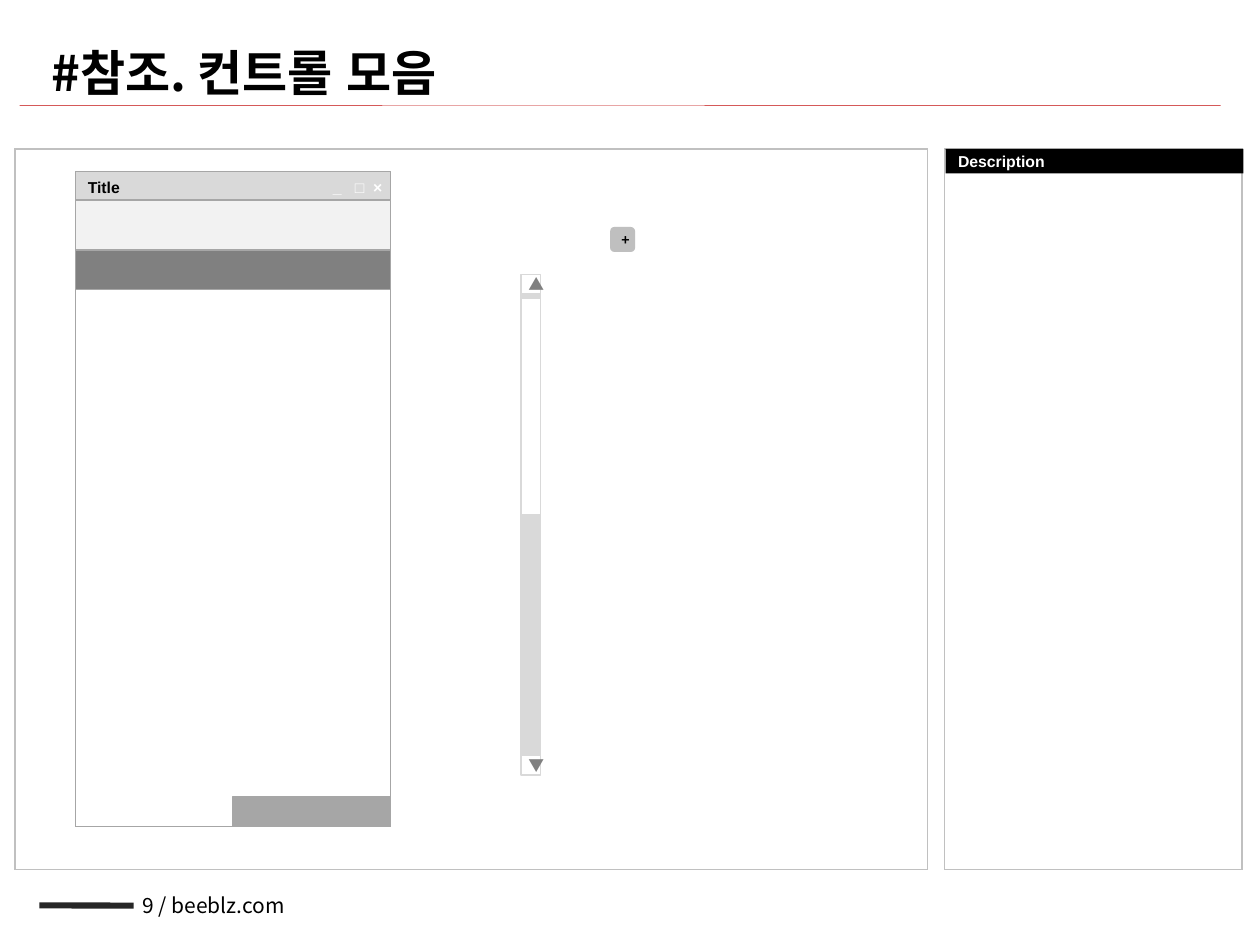
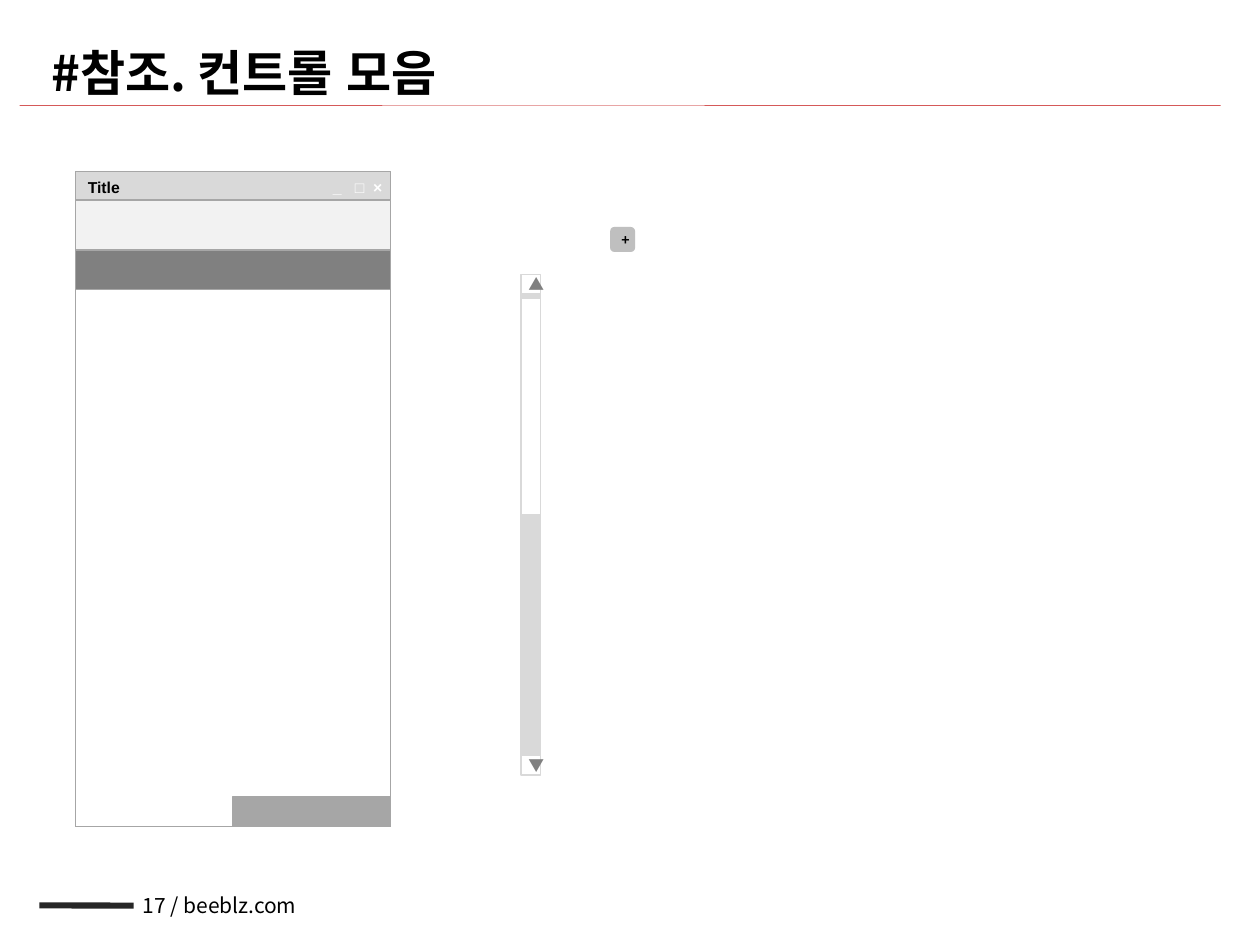
Before and after one commit to NathanaelFebrianto/sonya, a slide deck: slide 17 of beeblz/beeblz-facebook/doc/facebook_sna_v0.1_20101216_배영규.pptx (slide 9 before the commit). Drawn at 1260x945 pixels with LibreOffice and Linux fonts; fonts in the diff are those of the drawing. Boxes give left, top, right and bottom in pixels: in the first picture for what was removed or moved away, otherwise in the second. Text is boxed around its words. In the diff, an @@ line names an element or a change of style, - is before the commit and + after.

```diff
--- a/beeblz/beeblz-facebook/doc/facebook_sna_v0.1_20101216_배영규.pptx
+++ b/beeblz/beeblz-facebook/doc/facebook_sna_v0.1_20101216_배영규.pptx
@@ rectangle removed at (15, 149, 927, 869) @@
@@ rectangle removed at (945, 149, 1242, 869) @@
@@ rectangle removed at (946, 149, 1244, 173) @@
-Description
@@ page number at (143, 896, 296, 914): text changed @@
-9 / beeblz.com
+17 / beeblz.com
```
Also in this commit, not shown: 1 other slide changed, 9 slides added.
